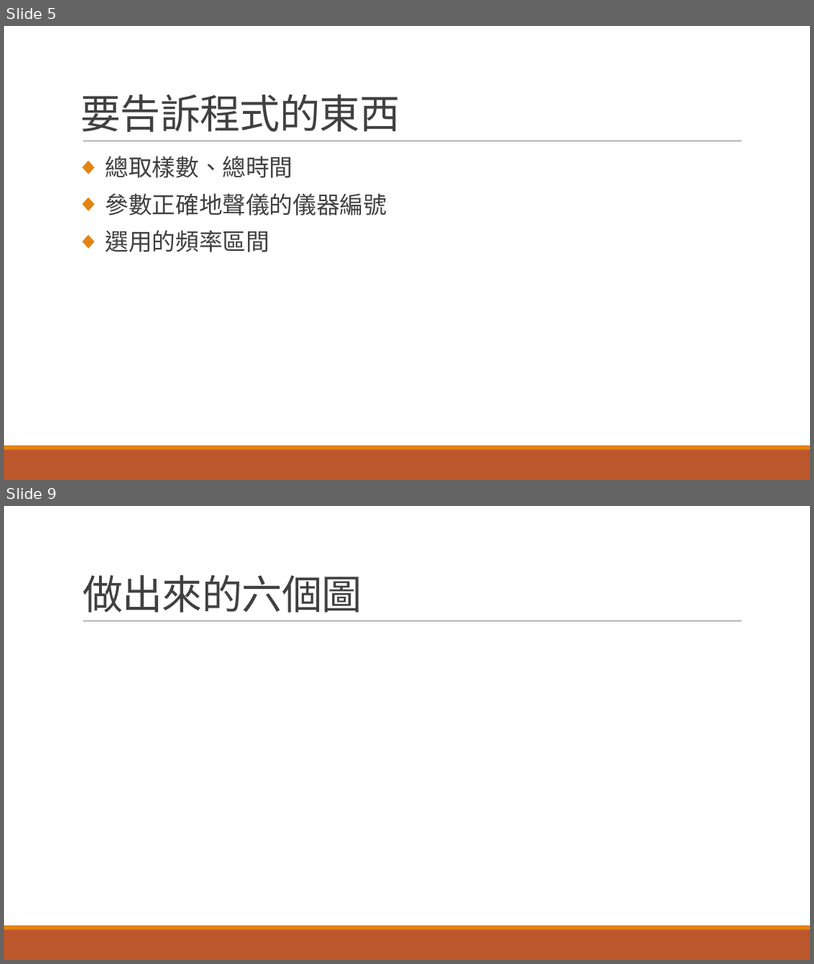
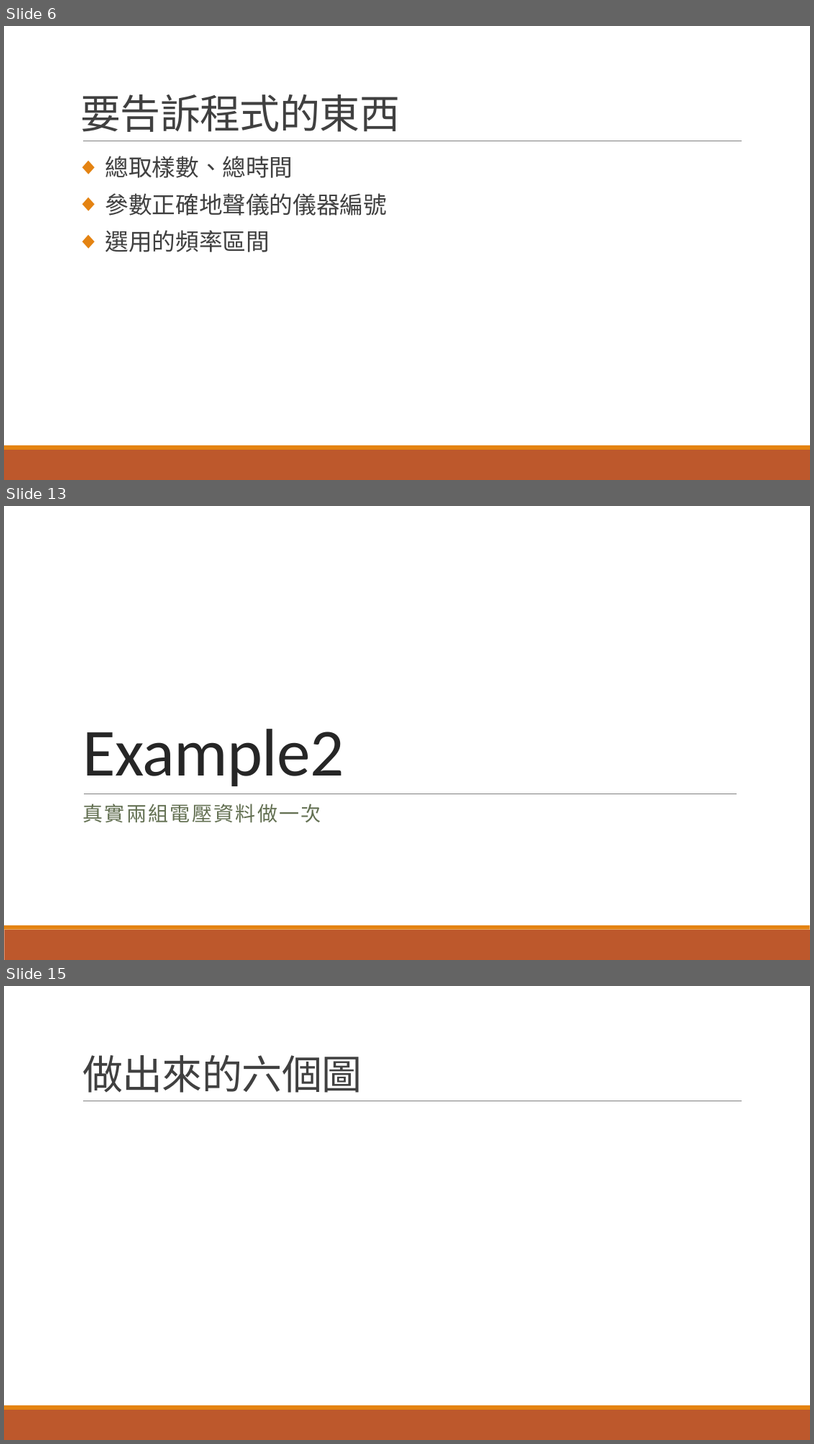
Before and after one commit to r889165/BackUpThesis, a slide deck: Geophone_Calibration/地聲儀求參數.pptx. Shown one above the other, each under a label of ours: slides 5 and 9 before the commit, slides 6, 13 and 15 after it; the slides between them are not shown. The pictures are 814x964 and 814x1444 pixels, drawn with LibreOffice and Linux fonts; fonts in the diff are those of the drawing. Boxes give left, top, right and bottom in pixels: in the first picture for what was removed or moved away, otherwise in the second. Text is boxed around its words. In the diff, an @@ line names an element or a change of style, - is before the commit and + after.

Commit message:
幾乎完成，差做一個真實實驗的資料

```diff
--- a/Geophone_Calibration/地聲儀求參數.pptx
+++ b/Geophone_Calibration/地聲儀求參數.pptx
@@ slide 13 added at [4,506,810,960], background #FFFFFF; not listed: 2 template elements that a slide beside it also shows @@
@@ title added at [82,728,345,786], 80 pt, text #262626 @@
+Example2
@@ subtitle added at [82,803,321,823], 24 pt, text #637052 @@
+真實兩組電壓資料做一次
@@ line added from (84, 793) to (737, 793), #808080 0.5 pt @@
@@ what was slide 5 is now slide 6 @@
@@ what was slide 9 is now slide 15 @@
```
Also in this commit, not shown: 5 slides changed, 7 other slides added, 1 slide removed, 3 other files.
